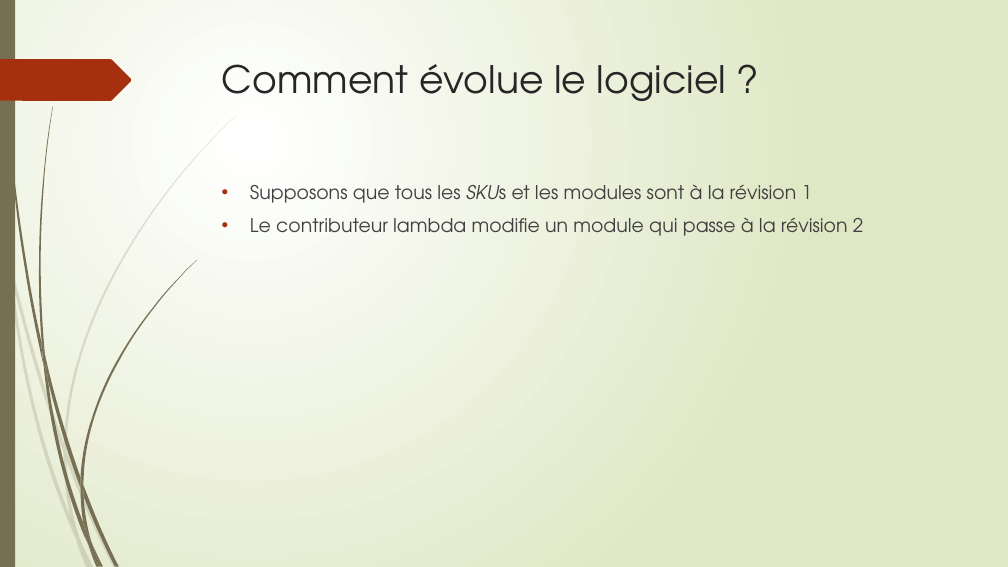
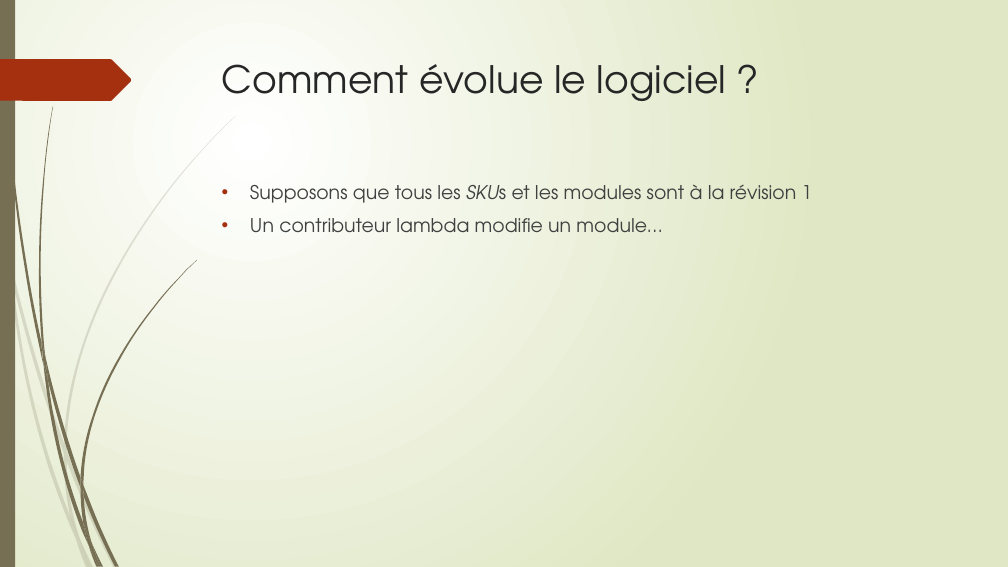
Before and after one commit to epsitec-sa/zou, a slide deck: slide 14 of .Documentation/Commandes git pour zou flow.pptx. Drawn at 1008x567 pixels with LibreOffice and Linux fonts; fonts in the diff are those of the drawing. Boxes give left, top, right and bottom in pixels: in the first picture for what was removed or moved away, otherwise in the second. Text is boxed around its words. In the diff, an @@ line names an element or a change of style, - is before the commit and + after.

```diff
--- a/.Documentation/Commandes git pour zou flow.pptx
+++ b/.Documentation/Commandes git pour zou flow.pptx
@@ text at [250, 218, 662, 232]: text changed @@
-• Le contributeur lambda modifie un module qui passe à la révision 2
+• Un contributeur lambda modifie un module…
```
Also in this commit, not shown: 16 other slides changed.
